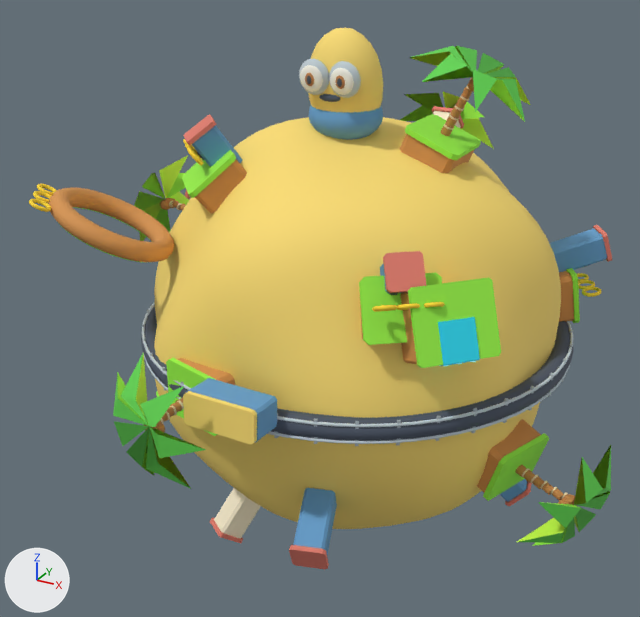
Two versions of the OBJ model assets/models/runner.obj, one commit apart.
Before and after are seen from a 50 mm camera at (8.93, -18.08, 9.23) aimed at (-0.64, -0.68, 0.53). Arrows for +X, +Y and +Z are at lower left; the lights stay in place. The first picture is the older version. Where no turn or scale is listed for an object, it has been applied to the vertices. Vertices at exactly the same position are counted once.

Before the edit, the objects in view are built like this:
```python
me_runner = bpy.data.meshes.new('runner')
me_runner.from_pydata(...)  # 23945 vertices, 46840 faces; spans x -6.93..6.78, y -6.86..5.99, z -5.63..7.15
me_runner.materials.append(mat_surface_runner)  # yellow #fdde73
me_runner.materials.append(mat_paint_black)  # greyish blue #4b5565
me_runner.materials.append(mat_metal)  # light grey #c4d1d7
me_runner.materials.append(mat_paint_grey)  # light grey #adbac2
me_runner.materials.append(mat_paint_blue)  # blue #65a0d0
me_runner.materials.append(mat_paint_red)  # red #e27c6c
me_runner.materials.append(mat_paint_cream)  # beige #f8edd0
me_runner.materials.append(mat_paint_yellow)  # yellow #fdde73
me_runner.materials.append(mat_paint_white)  # white #faf9ed
me_runner.materials.append(mat_paint_bark)  # orange #c28445
me_runner.materials.append(mat_checker_cliff)  # orange #d79550
me_runner.materials.append(mat_paint_grass)  # green #99f545
me_runner.materials.append(mat_paint_sand)  # beige #ebd7ad
me_runner.materials.append(mat_paint_leaf)  # green #61d450
me_runner.materials.append(mat_paint_leaf_light)  # green #c4fa45
me_runner.materials.append(mat_paint_gold)  # yellow #ffda30
me_runner.materials.append(mat_water_blue)  # cyan #27ddf5
me_runner.materials.append(mat_glow_cyan)  # cyan #93f2f8, glowing cyan #93f2f8
ob_runner = bpy.data.objects.new('runner', me_runner)
ob_runner.location = (0.0, 0.0, 0.0)
```
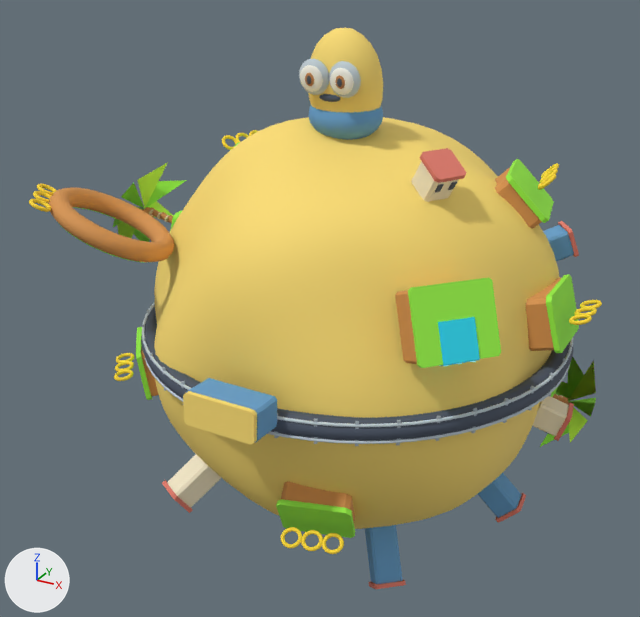
Location of each change, [x1, y1, x2, y2] in pixels of the pictures (640 x 617 px; the box of a moved part takes in the faces that stretch with it):
'runner', reshaped
    before: [29, 28, 612, 569]
    after: [29, 28, 602, 589]
part 1 of me_runner, moved or reshaped
    before: [210, 518, 243, 543]
    after: [162, 480, 193, 513]
part 2 of me_runner, moved or reshaped (not visible afterwards)
    before: [500, 479, 527, 502]
part 3 of me_runner, moved or reshaped (mostly hidden before)
    before: [380, 263, 403, 294]
    after: [411, 161, 459, 202]
part 4 of me_runner, moved or reshaped
    before: [383, 251, 426, 293]
    after: [420, 148, 466, 183]
part 5 of me_runner, moved or reshaped (not visible before)
    after: [435, 184, 443, 193]
part 6 of me_runner, moved or reshaped
    before: [197, 152, 204, 160]
    after: [448, 182, 457, 190]
part 7 of me_runner, moved or reshaped
    before: [214, 488, 261, 538]
    after: [365, 525, 403, 584]
part 8 of me_runner, moved or reshaped
    before: [289, 545, 329, 569]
    after: [369, 580, 406, 589]
part 9 of me_runner, moved or reshaped (not visible afterwards)
    before: [433, 111, 461, 128]
part 10 of me_runner, moved or reshaped (not visible afterwards)
    before: [432, 106, 464, 129]
part 11 of me_runner, moved or reshaped
    before: [505, 481, 532, 506]
    after: [495, 493, 526, 522]
part 12 of me_runner, moved or reshaped
    before: [593, 225, 612, 262]
    after: [558, 221, 579, 257]
part 13 of me_runner, deleted
    before: [113, 46, 611, 555]
part 14 of me_runner, added
    after: [113, 130, 602, 518]
part 15 of me_runner, added
    after: [276, 481, 355, 554]

The change, as a diff of the scene's bpy script:
```diff
--- a/assets/models/runner.obj.py
+++ b/assets/models/runner.obj.py
@@ me_runner @@
-me_runner.from_pydata(...)  # 23945 vertices, 46840 faces; spans x -6.93..6.78, y -6.86..5.99, z -5.63..7.15
+me_runner.from_pydata(...)  # 22971 vertices, 45180 faces; spans x -7.0..5.75, y -5.97..6.1, z -6.06..7.15
+# me_runner part 1: the loose piece of 16 vertices spanning x -2.57..-1.63, y -3.44..-2.53, z -5.35..-4.83 is multiplied about its middle by the matrix ((0.98, -0.093, 0.175), (0.039, 0.956, 0.289), (-0.195, -0.277, 0.941)), then moved by (-0.47, -1.26, 1.67)
+# me_runner part 2: the loose piece of 16 vertices spanning x 3.24..4.54, y 0.42..1.29, z -4.37..-3.17 is multiplied about its middle by the matrix ((0.562, -0.803, 0.201), (0.688, 0.588, 0.425), (-0.459, -0.101, 0.883)), then moved by (-3.16, 0.7, -1.35)
+# me_runner part 3: the loose piece of 16 vertices spanning x 2.13..3.18, y -4.01..-2.92, z 2.5..3.43 is multiplied about the mesh origin by the matrix ((0.889, -0.321, -0.328), (0.396, 0.898, 0.194), (0.232, -0.302, 0.925)), in mat_paint_cream (beige #f8edd0)
+# me_runner part 4: the loose piece of 16 vertices spanning x 2.4..3.26, y -4.09..-3.29, z 2.83..3.5 is multiplied about the mesh origin by the matrix ((0.889, -0.321, -0.328), (0.396, 0.898, 0.194), (0.232, -0.302, 0.925))
+# me_runner part 5: the loose piece of 8 vertices spanning x -2.89..-2.71, y -2.42..-2.24, z 4.4..4.58 is turned 106.8 degrees about the z axis through its middle, then moved by (5.5, 0.54, -0.2)
+# me_runner part 6: the loose piece of 8 vertices spanning x -2.66..-2.48, y -2.68..-2.49, z 4.4..4.58 is turned 106.8 degrees about the z axis through its middle, then moved by (5.44, 1.08, -0.2)
+# me_runner part 7: the loose piece of 16 vertices spanning x -2.49..-1.24, y -3.35..-1.95, z -5.28..-3.76 is multiplied about the mesh origin by the matrix ((0.253, -0.967, 0.017), (0.967, 0.253, -0.02), (0.015, 0.021, 1.0)), in mat_paint_blue (blue #65a0d0)
+# me_runner part 8: the loose piece of 16 vertices spanning x 1.27..2.1, y -5.67..-5.08, z -3.1..-2.38 is multiplied about its middle by the matrix ((0.896, -0.306, 0.322), (0.418, 0.825, -0.38), (-0.149, 0.475, 0.867)), then moved by (0.59, 2.68, -2.45)
+# me_runner part 9: the loose piece of 16 vertices spanning x -0.03..0.74, y 3.31..4.81, z 3.14..4.58 is multiplied about its middle by the matrix ((0.808, -0.588, -0.034), (0.589, 0.806, 0.057), (-0.006, -0.066, 0.998)), then moved by (-2.6, -0.33, -0.26), in mat_paint_blue (blue #65a0d0)
+# me_runner part 10: the loose piece of 16 vertices spanning x 0.01..0.8, y 4.25..4.89, z 4.04..4.65 is multiplied about its middle by the matrix ((0.808, -0.588, -0.034), (0.589, 0.806, 0.057), (-0.006, -0.066, 0.998)), then moved by (-2.93, -0.38, -0.29)
+# me_runner part 11: the loose piece of 16 vertices spanning x 3.91..4.62, y 0.52..1.36, z -4.44..-3.83 is multiplied about its middle by the matrix ((0.992, 0.117, 0.037), (-0.117, 0.993, 0.004), (-0.036, -0.008, 0.999)), then moved by (-0.03, -0.52, -0.2)
+# me_runner part 12: the loose piece of 16 vertices spanning x 4.76..5.41, y 2.84..3.63, z 1.61..2.35 is multiplied about its middle by the matrix ((0.998, -0.044, -0.042), (0.043, 0.999, -0.029), (0.043, 0.027, 0.999)), then moved by (-0.78, -0.23, 0.05)
+# me_runner part 13: 165 loose pieces with 13132 vertices, spanning x -6.93..6.78, y -6.86..5.99, z -5.56..6.77, are deleted
+# me_runner part 14: 10926 vertices added at x -7.0..5.75, y -4.54..6.1, z -6.0..4.28
+# me_runner part 15: 1232 vertices added at x 0.35..2.16, y -5.11..-3.37, z -3.19..-1.76
+# other edits to the shape of me_runner do not show in these pictures
 me_runner.materials.append(mat_surface_runner)
```
